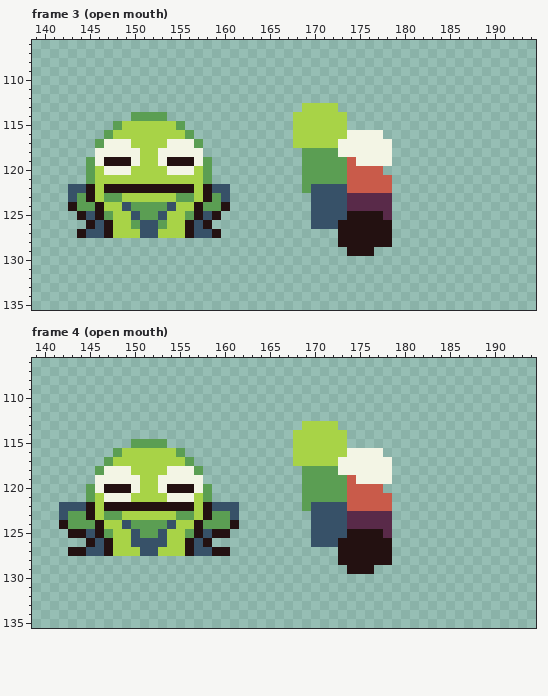
Pixel-art file -- asset/actor/froggy/spr_froggy1.aseprite. Above, as it was before the edit.
320x320 pixels, 21 frames. Shown: frame 3 (open mouth): x 139..194, y 106..135; frame 4 (open mouth): x 139..194, y 106..135. The commit also changed other frames, which this record leaves out.
Now the later version:
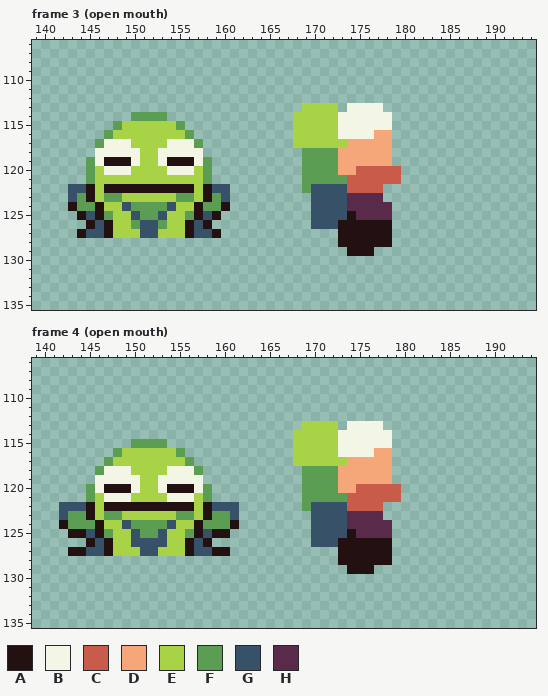
Palette (. is transparent): A #231111  B #f3f5e5  C #c95b4a  D #f5a779  E #a8d347  F #5b9e53  G #375168  H #592a49
From old to new:
Changed rows in their new state; - is an unchanged pixel.
Frame 3 (open mouth), layer "Layer 2":
first column x 173:
113 -BBBB--
114 BBBBBB-
115 BBBBBB-
116 B---DD-
117 EDDDDD-
118 DDDDDD-
119 DDDDDD-
120 DD---CC
121 ------C
122 -----.-
123 -----.-
125 --HHH--
Frame 4 (open mouth), layer "Layer 2": the same change as frame 3 (open mouth)
Where, in picture pixels (left, top, right, bottom), the same in both pictures:
changed: (338, 103, 401, 220)
changed: (338, 421, 401, 538)
